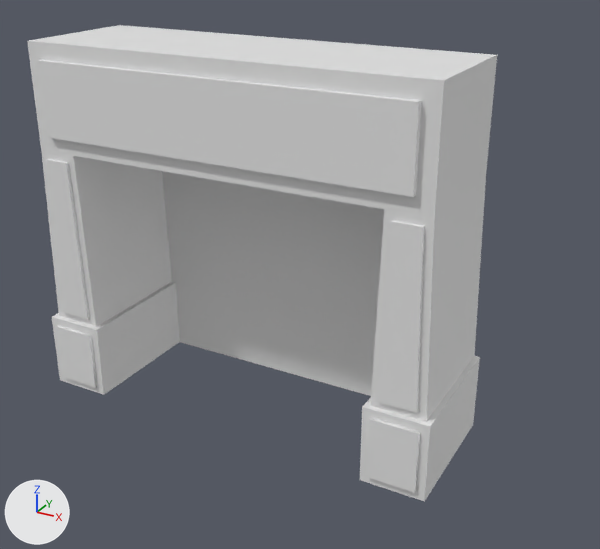
Renders of the FBX model Assets/__MD/Art/3D/Architecture/CaveBuilding/Model/CaveBuilding_01_Modular_SavePointFrame.fbx from each side of a commit.
One viewpoint serves both versions: a 50 mm camera at (6.57, -9.32, 7.77) aimed at (0.84, 1.08, 2.57). The lights are fixed; the arrows at lower left show +X, +Y and +Z. The older version comes first. Where no turn or scale is listed for an object, it has been applied to the vertices.

Names of what the first picture shows: 'CaveBuilding_01_Modular_SavePointFrame'.
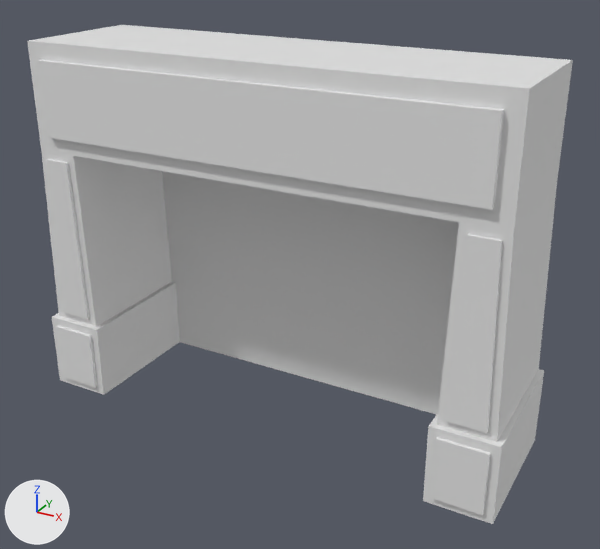
The newer file is also turned or shifted as a whole; pictures and numbers use the older file's frame.

Location of each change, [x1, y1, x2, y2] in pixels of the pictures (600 x 549 px; the box of a moved part takes in the faces that stretch with it):
'CaveBuilding_01_Modular_SavePointFrame', reshaped (16% wider): before [27, 25, 497, 502]; after [27, 25, 573, 524]
part 1 of me_cube, moved or reshaped: before [118, 25, 497, 502]; after [118, 25, 573, 524]

Edits to the bpy script that builds the scene:
```text
Change me_cube:
    used by ob_cavebuilding_01_modular_savepointframe; location = (0.0, 0.0, 0.0)
    remove me_cube.from_pydata(...)  # 76 vertices, 69 faces; spans x -3.49..3.49, y -0.07..2.2, z 0.0..5.95
    add me_cube.from_pydata(...)  # 78 vertices, 74 faces; spans x -3.49..4.49, y -0.07..2.26, z 0.0..5.95
    me_cube part 1
    33 vertices in x 2.46..3.49, y -0.07..2.2, z 0.0..5.95 move by (1.0, 0.0, 0.0)
    5 vertices in x 3.32..3.49, y 2.2, z 0.0..5.95 move by (1.0, 0.06, 0.0)
    5 vertices in x -3.49..-3.32, y 2.2, z 0.0..5.95 move by (0.0, 0.06, 0.0)
    2 vertices are added at (4.4, 2.26, 0.0), (-3.4, 2.26, 0.0)
    5 new faces join them
```
